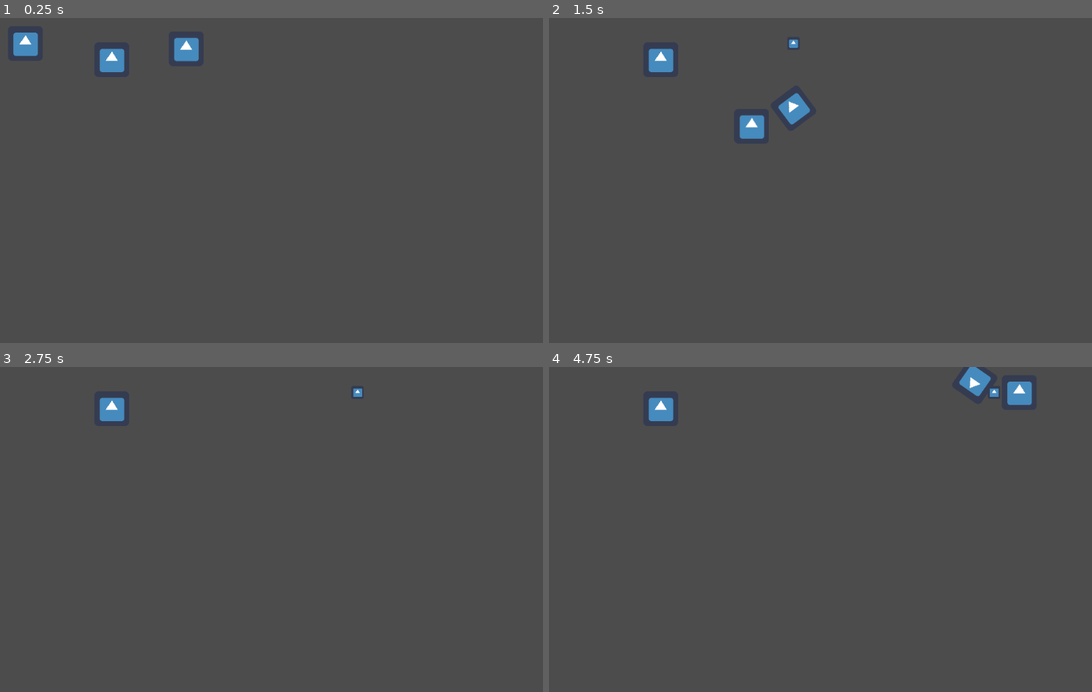
Above: before the commit, frames 1-4 (two rows, left to right).
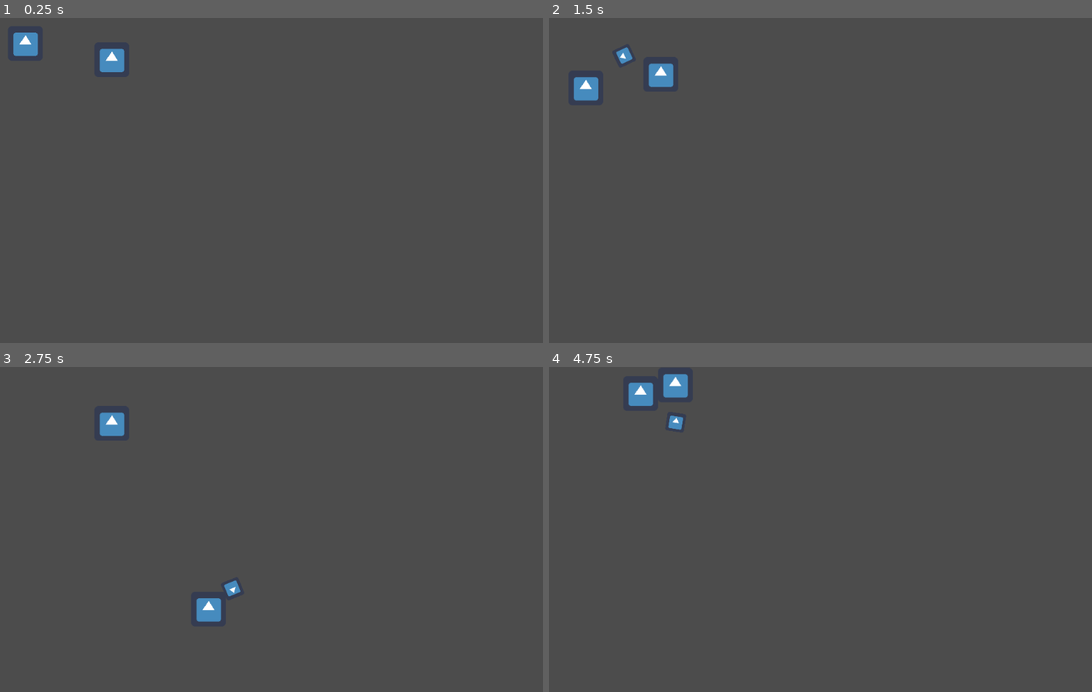
Above: after the commit, the same moments.

Repository: GameJam-gamux-2022/legendary-octo-fortnight
Game: Godot game, scene res://Sample.tscn
The game is run twice, just before and just after one commit, with the same random seed, the same clock (stepped at 60 frames per second) and the same inputs. The engine's default icon, where the game draws it, is replaced by a stand-in: a white triangle on a blue panel in a dark square.
Inputs:
- Up to frame 1 (0.25 s): no input
- Up to frame 2 (1.5 s): hold Right (ui_right) 0.53-1.28 s; hold X (Recall) 0.53-1.28 s; tap J (ui_shoot) at 0.8, 1.35 s; hold Down (ui_down) from 1.28 s (still down)
- Up to frame 3 (2.75 s): tap X (Recall) at 1.55 s; release Down (ui_down) at 2.03 s; hold Right (ui_right) from 2.03 s (still down); hold X (Recall) from 2.03 s (still down); tap J (ui_shoot) at 2.3 s
- Up to frame 4 (4.75 s): release Right (ui_right) at 2.78 s; release X (Recall) at 2.78 s; hold Up (ui_up) 2.78-3.53 s; tap J (ui_shoot) at 2.85, 3.8, 4.35 s; tap X (Recall) at 3.05, 4.55 s; hold X (Recall) 3.53-4.28 s; hold Left (ui_left) from 3.53 s (still down)

The runs differ from the first frame. In frame 1, 0.3% of the frame differs, in the area x 32-37%, y 5-14%; in frame 2, 1.6%; in frame 3, 0.9%; in frame 4, 1.7%, in the area x 14-89%, y 0-20%.

Commit message:
boomerang mechanics working

Diff:
--- /dev/null
+++ b/MJ2022/Boomerang2.gd
@@ -0,0 +1,34 @@
+extends RigidBody2D
+
+
+# Declare member variables here. Examples:
+# var a = 2
+# var b = "text"
+
+
+# Called when the node enters the scene tree for the first time.
+func _ready():
+	pass # Replace with function body.
+
+
+# Called every frame. 'delta' is the elapsed time since the previous frame.
+var cooldown = 15
+func _process(delta):
+	cooldown -= delta
+
+	if(cooldown <= 0):
+		hide()
+		queue_free()
+	pass
+
+
+	pass # Replace with function body.
+
+
+func _on_Boomerang2_body_entered(body):
+	if(body.name == "Player") || body.name == "Enemy":
+		body.get_node("Health").damage(100)
+		var force = 2000
+		var aux = -(position - body.position).normalized() * force
+		body.move_and_slide(aux)
+	pass # Replace with function body.
--- /dev/null
+++ b/MJ2022/Boomerang2.tscn
@@ -0,0 +1,27 @@
+[gd_scene load_steps=5 format=2]
+
+[ext_resource path="res://icon.png" type="Texture" id=1]
+[ext_resource path="res://Boomerang2.gd" type="Script" id=2]
+
+[sub_resource type="PhysicsMaterial" id=2]
+
+[sub_resource type="RectangleShape2D" id=1]
+extents = Vector2( 32, 32.5 )
+
+[node name="Boomerang2" type="RigidBody2D"]
+physics_material_override = SubResource( 2 )
+contacts_reported = 15
+contact_monitor = true
+can_sleep = false
+script = ExtResource( 2 )
+
+[node name="Icon" type="Sprite" parent="."]
+scale = Vector2( 0.54, 0.54 )
+texture = ExtResource( 1 )
+
+[node name="CollisionShape2D" type="CollisionShape2D" parent="."]
+position = Vector2( 0, -0.5 )
+scale = Vector2( 0.594, 0.594 )
+shape = SubResource( 1 )
+
+[connection signal="body_entered" from="." to="." method="_on_Boomerang2_body_entered"]
--- /dev/null
+++ b/MJ2022/Health.gd
@@ -0,0 +1,19 @@
+extends Node
+
+
+# Declare member variables here. Examples:
+# var a = 2
+# var b = "text"
+
+
+# Called when the node enters the scene tree for the first time.
+func _ready():
+	pass # Replace with function body.
+
+
+export var health: int = 150;
+# Called every frame. 'delta' is the elapsed time since the previous frame.
+func damage(dmg):
+	health -= dmg
+	print_debug(health)
+	pass
--- /dev/null
+++ b/MJ2022/Player.tscn
@@ -0,0 +1,35 @@
+[gd_scene load_steps=6 format=2]
+
+[ext_resource path="res://PlayerMove.gd" type="Script" id=1]
+[ext_resource path="res://icon.png" type="Texture" id=2]
+[ext_resource path="res://Health.gd" type="Script" id=3]
+
+[sub_resource type="RectangleShape2D" id=1]
+extents = Vector2( 32, 32.5 )
+
+[sub_resource type="CircleShape2D" id=3]
+radius = 931.735
+
+[node name="Player" type="KinematicBody2D"]
+position = Vector2( 71, 47 )
+script = ExtResource( 1 )
+
+[node name="Icon" type="Sprite" parent="."]
+texture = ExtResource( 2 )
+
+[node name="CollisionShape2D" type="CollisionShape2D" parent="."]
+position = Vector2( 0, -0.5 )
+shape = SubResource( 1 )
+
+[node name="Gravity" type="Area2D" parent="."]
+space_override = 3
+gravity_point = true
+gravity = 1000.0
+linear_damp = 0.8
+
+[node name="CollisionShape2D" type="CollisionShape2D" parent="Gravity"]
+shape = SubResource( 3 )
+
+[node name="Health" type="Node" parent="."]
+script = ExtResource( 3 )
+health = 100
--- a/MJ2022/PlayerMove.gd
+++ b/MJ2022/PlayerMove.gd
@@ -7,7 +7,7 @@
 var move_velocity = Vector2()
 var ori = Vector2()
 
-onready var boomerang = preload("res://Boomerang.tscn")
+onready var boomerang = preload("res://Boomerang2.tscn")
 
 
 # Called when the node enters the scene tree for the first time.
@@ -41,7 +41,7 @@
 
 # Called every frame. 'delta' is the elapsed time since the previous frame.
 func _physics_process(delta):
-	var speed = 50000
+	var speed = 25000
 	move_and_slide(move_velocity * speed * delta)
 	pass
 
@@ -55,21 +55,22 @@
 
 	root.add_child(b)
 
-	b.move_velocity = ori
+	var initial_speed = 1000
+	b.set_linear_velocity(ori * initial_speed)
 
 	pass
 
 var cooldown_recall = 0
 onready var gravity : Area2D = $Gravity
 func recall():
-	cooldown_recall = 2
-	gravity.gravity = 10000
-	gravity.linear_damp = 8
+	cooldown_recall = 5
+	gravity.gravity = 5000
+	gravity.linear_damp = 1.2
 
 	pass
 
 func uncall():
-	if(cooldown_recall <= 1):
+	if(cooldown_recall <= 3):
 		gravity.gravity = 1000
 		gravity.linear_damp = 0.8
 
--- a/MJ2022/Sample.tscn
+++ b/MJ2022/Sample.tscn
@@ -1,52 +1,25 @@
-[gd_scene load_steps=6 format=2]
+[gd_scene load_steps=5 format=2]
 
-[ext_resource path="res://PlayerMove.gd" type="Script" id=1]
+[ext_resource path="res://Player.tscn" type="PackedScene" id=1]
 [ext_resource path="res://icon.png" type="Texture" id=2]
+[ext_resource path="res://Health.gd" type="Script" id=3]
 
 [sub_resource type="RectangleShape2D" id=1]
-extents = Vector2( 32, 32.5 )
-
-[sub_resource type="CircleShape2D" id=3]
-radius = 931.735
-
-[sub_resource type="PhysicsMaterial" id=2]
+extents = Vector2( 31, 30 )
 
 [node name="Sample" type="Node2D"]
 
-[node name="Player" type="KinematicBody2D" parent="."]
-position = Vector2( 71, 47 )
-script = ExtResource( 1 )
+[node name="Player" parent="." instance=ExtResource( 1 )]
 
-[node name="Icon" type="Sprite" parent="Player"]
+[node name="Enemy" type="KinematicBody2D" parent="."]
+position = Vector2( 230, 77 )
+
+[node name="Icon" type="Sprite" parent="Enemy"]
 texture = ExtResource( 2 )
 
-[node name="CollisionShape2D" type="CollisionShape2D" parent="Player"]
-position = Vector2( 0, -0.5 )
+[node name="CollisionShape2D" type="CollisionShape2D" parent="Enemy"]
+position = Vector2( 1, 1 )
 shape = SubResource( 1 )
 
-[node name="Gravity" type="Area2D" parent="Player"]
-space_override = 3
-gravity_point = true
-gravity = 1000.0
-linear_damp = 0.8
-
-[node name="CollisionShape2D" type="CollisionShape2D" parent="Player/Gravity"]
-shape = SubResource( 3 )
-
-[node name="Player3" type="KinematicBody2D" parent="."]
-position = Vector2( 230, 77 )
-
-[node name="Icon" type="Sprite" parent="Player3"]
-texture = ExtResource( 2 )
-
-[node name="Player2" type="RigidBody2D" parent="."]
-position = Vector2( 391, 57 )
-physics_material_override = SubResource( 2 )
-can_sleep = false
-
-[node name="Icon" type="Sprite" parent="Player2"]
-texture = ExtResource( 2 )
-
-[node name="CollisionShape2D" type="CollisionShape2D" parent="Player2"]
-position = Vector2( 0, -0.5 )
-shape = SubResource( 1 )
+[node name="Health" type="Node" parent="Enemy"]
+script = ExtResource( 3 )
Binary file added: MJ2022/aaa (1).png
Not shown, added: MJ2022/aaa (1).png.import
